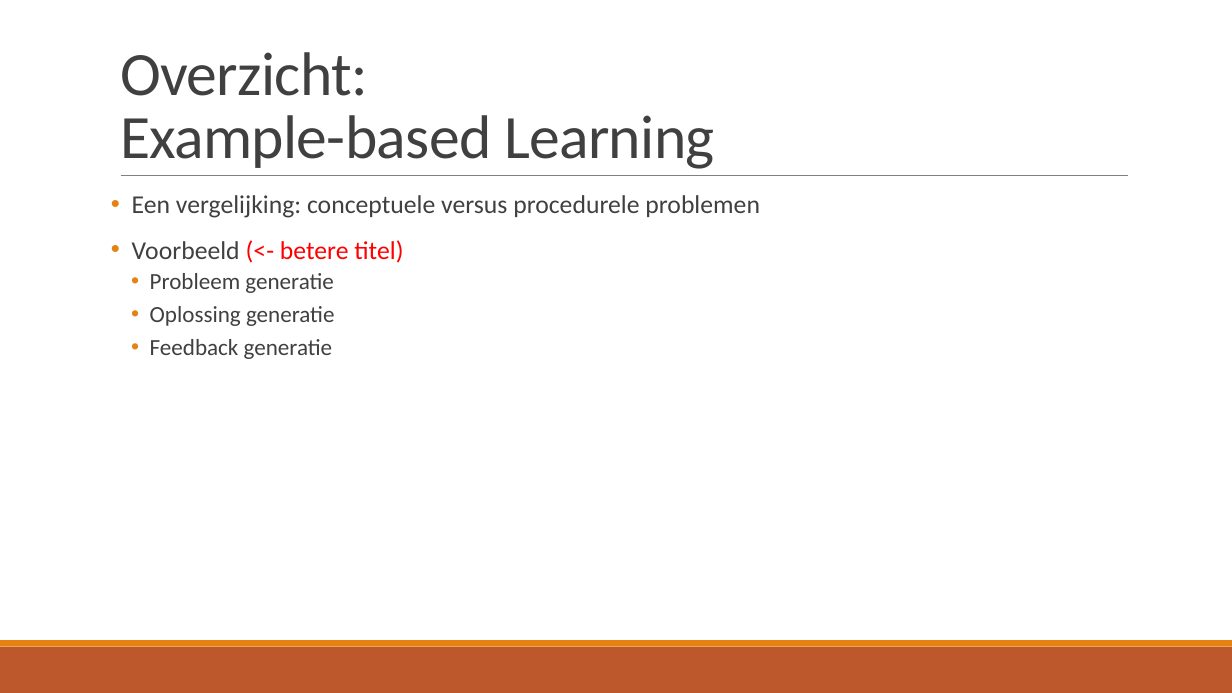
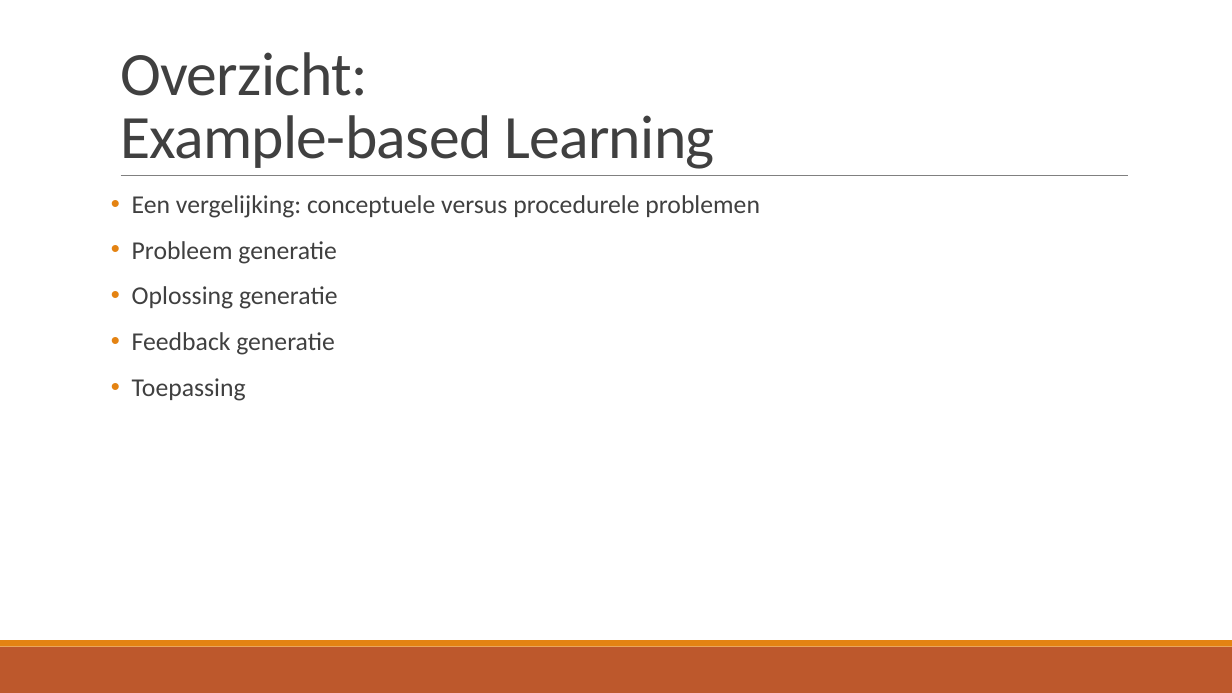
Before and after one commit to TomDeGroote/Bachelorproef, a slide deck: slide 4 of Opdracht 2/Literatuurstudie.pptx. Drawn at 1232x693 pixels with LibreOffice and Linux fonts; fonts in the diff are those of the drawing. Boxes give left, top, right and bottom in pixels: in the first picture for what was removed or moved away, otherwise in the second. Text is boxed around its words. In the diff, an @@ line names an element or a change of style, - is before the commit and + after.

```diff
--- a/Opdracht 2/Literatuurstudie.pptx
+++ b/Opdracht 2/Literatuurstudie.pptx
@@ text at <box>132,240,403,263</box>: paragraph removed @@
-• Voorbeeld (<- betere titel)
@@ text at <box>132,241,338,355</box>: size 18 to 20 pt in "Probleem generatie", "Oplossing generatie", "Feedback generatie"; list level 2 to 1 in "Probleem generatie"; list level 2 to 1 in "Oplossing generatie"; list level 2 to 1 in "Feedback generatie" @@
@@ text at <box>132,378,246,401</box>: paragraph added @@
+• Toepassing
```
Also in this commit, not shown: 3 other slides changed, 2 slides added, 2 slides removed.
